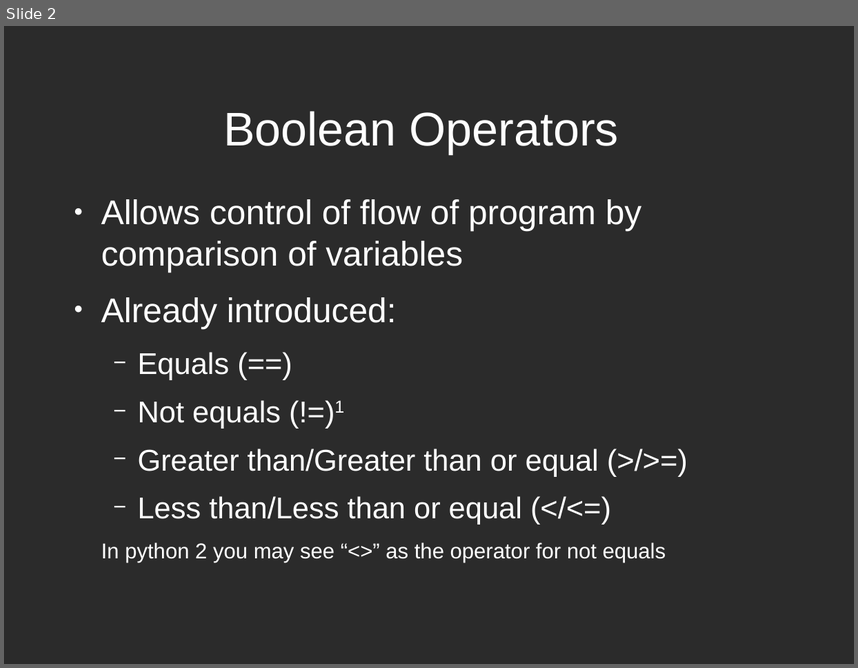
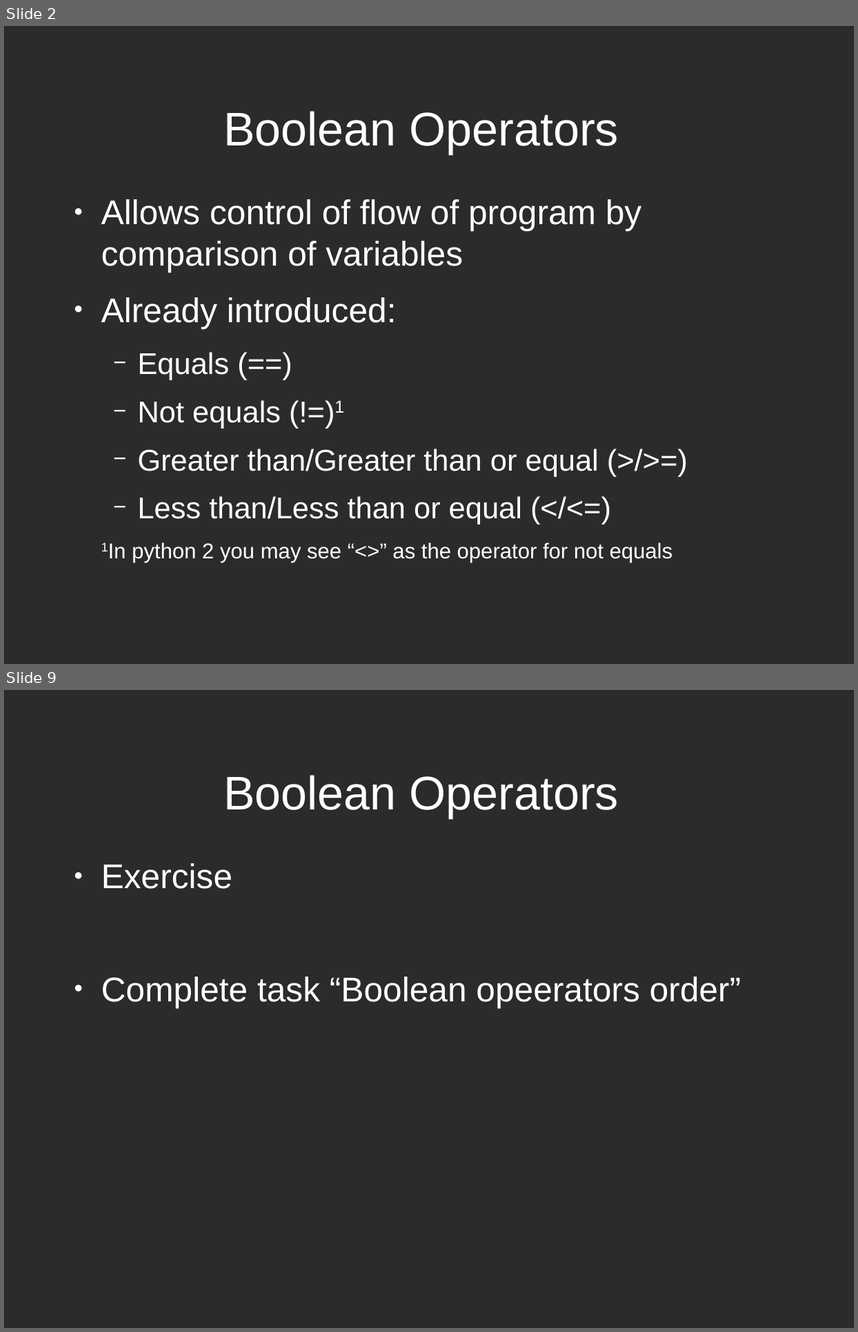
Before and after one commit to Cheltenham-Hackspace/hackspace_python, a slide deck: slides/hackspace_python_slides.odp. Shown one above the other, each under a label of ours: slide 2 before the commit, slides 2 and 9 after it; the slides between them are not shown. The pictures are 858x668 and 858x1332 pixels, drawn with LibreOffice and Linux fonts; fonts in the diff are those of the drawing; background and template pictures are left out; a plain dark background stands for a picture behind light text. Boxes give left, top, right and bottom in pixels: in the first picture for what was removed or moved away, otherwise in the second. Text is boxed around its words. In the diff, an @@ line names an element or a change of style, - is before the commit and + after.

```diff
--- a/slides/hackspace_python_slides.odp
+++ b/slides/hackspace_python_slides.odp
@@ slide 9 added at <box>4,690,854,1328</box>, background picture (left out) @@
@@ title added at <box>223,775,618,818</box>, 44 pt, text #FFFFFF @@
+Boolean Operators
@@ text added at <box>101,863,741,1007</box>, 32 pt, text #FFFFFF @@
+● Exercise
+● Complete task “Boolean opeerators order”
@@ slide 2 changed as well @@
@@ text at <box>132,542,673,562</box>: text changed @@
-In python 2 you may see “<>” as the operator for not equals
+1In python 2 you may see “<>” as the operator for not equals
```
Also in this commit, not shown: 1 other slide changed, 30 other slides added, 1 other file.
